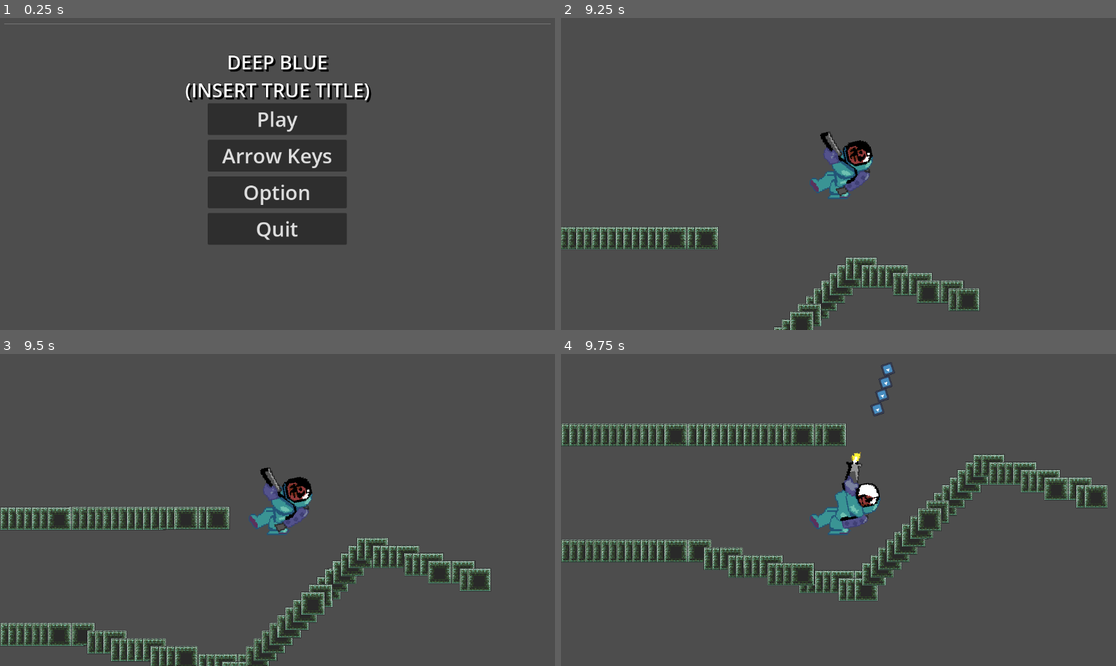
Above: before the commit, frames 1-4 (two rows, left to right).
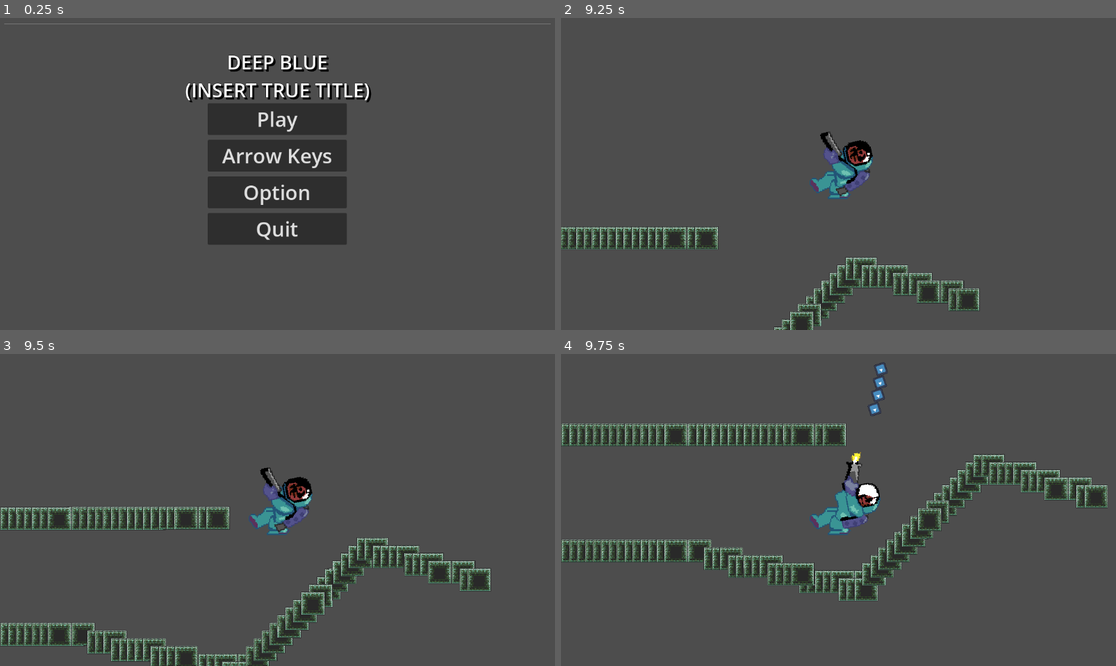
Above: after the commit, the same moments.

Repository: Mana-cott/GJJ-2025
Game: Godot game, scene res://scenes/menu.tscn
Same seed, same stepped clock (60 frames per second), same inputs: the game is played once before the commit and once after it. The engine's default icon, where the game draws it, is replaced by a stand-in: a white triangle on a blue panel in a dark square.
Inputs (mouse positions are in pixels of both pictures, inside the frame that each line leads up to):
- Up to frame 1 (0.25 s): no input
- Up to frame 2 (9.25 s): click "Play" at 0.5 s; move the mouse to (810, 236) at 1.27 s; hold D (move_right) 1.28-2.78 s; tap S (crouch) at 1.35, 5.85 s; tap Space (jump) at 1.52, 2.27, 3.77, 4.52, 5.27, 6.77, 7.52, 8.27 s; move the mouse to (1005, 220) at 2.02 s; tap Down (look_down) at 2.1, 6.6 s; move the mouse to (672, 127) at 2.77 s; hold Left (look_left) 2.78-3.53 s; hold A (move_left) 2.78-5.03 s; move the mouse to (866, 174) at 3.52 s; tap Right (look_right) at 3.6, 8.1 s; move the mouse to (755, 96) at 4.27 s; hold Up (look_up) 4.28-5.03 s; tap R (reload) at 4.9 s; move the mouse to (960, 158) at 5.02 s; hold D (move_right) 5.03-8.78 s; click (960, 158) at 5.1 s; move the mouse to (727, 189) at 5.77 s; move the mouse to (894, 105) at 6.52 s; move the mouse to (810, 236) at 7.27 s; hold Left (look_left) 7.28-8.03 s; move the mouse to (1005, 220) at 8.02 s; move the mouse to (672, 127) at 8.77 s; hold A (move_left) from 8.78 s (still down); hold Up (look_up) from 8.78 s (still down)
- Up to frame 3 (9.5 s): keep holding A (move_left); keep holding Up (look_up)
- Up to frame 4 (9.75 s): keep holding A (move_left); move the mouse to (866, 510) at 9.52 s; release Up (look_up) at 9.53 s; click (866, 510) at 9.6 s

Frames 1-3 are identical in both runs. In frame 4, 0.3% of the frame differs, in the area x 55-61%, y 2-21%.

Commit message:
new fix velocity problem

Diff:
--- a/globalgamejambubbles/scripts/bullet.gd
+++ b/globalgamejambubbles/scripts/bullet.gd
@@ -26,7 +26,10 @@
 		else:
 			disappear()
 	else:
-		velocity.x = (max(velocity.x -((velocity.x/100 +5)/2.3),0) )
+		if velocity.x > 0:
+			velocity.x = (max(velocity.x -((velocity.x/100 +5)/2.3),0) )
+		else:
+			velocity.x = (min(velocity.x +((abs(velocity.x/100) +5)/2.3),0) )
 
 
 
